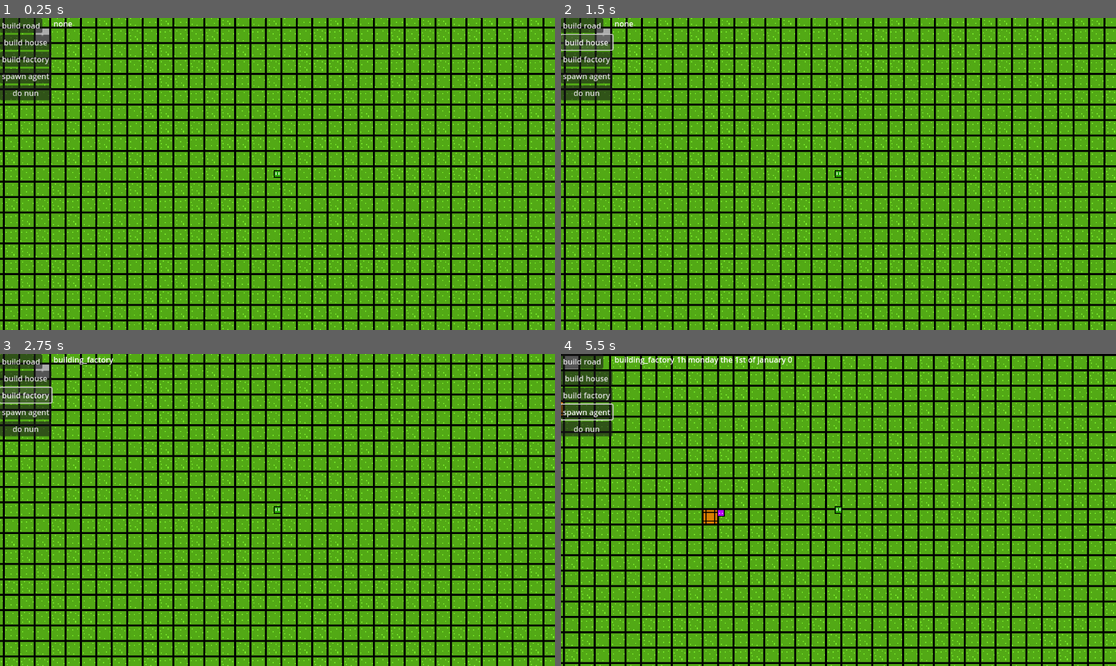
Above: before the commit, frames 1-4 (two rows, left to right).
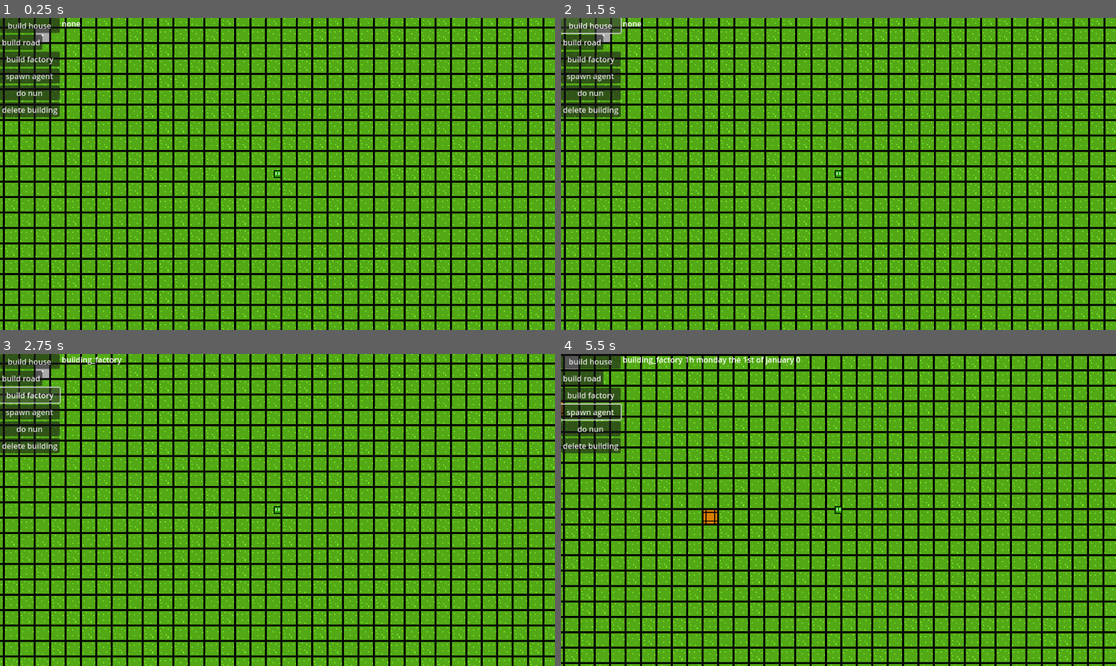
Above: after the commit, the same moments.

Repository: l0n3ly80y/jeu_de_gestion
Game: Godot game, scene res://main.tscn
Two runs of this game, one before a commit and one after it. Both use one fixed random seed, a clock stepped at 60 frames per second and the inputs below.
Inputs (mouse positions are in pixels of both pictures, inside the frame that each line leads up to):
- Up to frame 1 (0.25 s): no input
- Up to frame 2 (1.5 s): click "build road" at 0.5 s; click "build house" at 1.25 s
- Up to frame 3 (2.75 s): click "build factory" at 2 s
- Up to frame 4 (5.5 s): click "spawn agent" at 2.75 s; click "do nun" at 3.5 s; tap Enter at 4.25 s; move the mouse to (588, 394) at 4.27 s; hold Right 4.28-5.03 s; tap I at 4.35 s; click (588, 394) at 4.42 s; move the mouse to (727, 525) at 5.02 s; hold Down from 5.03 s (still down); tap M at 5.1 s; click (727, 525) at 5.17 s

The runs differ from the first frame. In frame 1, 1.3% of the frame differs, in the area x 0-15%, y 0-32%; in frame 2, 1.5%; in frame 3, 1.5%; in frame 4, 1.8%, in the area x 0-44%, y 0-53%.

Commit message:
advancement-workplace+domicile
workplace and domicile update each day, started building deletion

Diff:
--- a/testing1/building_grid.gd
+++ b/testing1/building_grid.gd
@@ -21,6 +21,26 @@
 
 #is building path inverted
 var invert_build_path=false
+
+
+
+
+#
+func delete_building(coords,layout):
+	var element=layout[coords.x][coords.y]
+	if element["type"]=="house" or element["type"]=="house":
+		manager.remove_building(element["type"],element["id"])
+	layout[coords.x][coords.y]={
+				"type":"grass",
+				"facing":"east",
+				"variant":randi_range(0,3),
+				"id":0,
+				"connections":"none"
+	}
+
+
+
+
 
 #path to build road
 var road_begin=Vector2(0,0)
@@ -30,7 +50,7 @@
 		var situation=get_connections(layout,house["coords"])
 		layout[house["coords"].x][house["coords"].y]={
 			"type":"house",
-			"id":0,
+			"id":house["id"],
 			"facing":situation[1],
 			"connections":situation[0]
 		}
--- a/testing1/main.gd
+++ b/testing1/main.gd
@@ -33,10 +33,12 @@
 "inhabitants":[],
 "rent":0}
 func generate_id(table):#returns a suitable id for a new element in a table
-	var maximum_id=1
+	var maximum_id=0
 	for element in table:
-		if element["id"]>maximum_id:
+
+		if element["id"]>=maximum_id:
 			maximum_id=element["id"]+1
+	print(maximum_id)
 	return maximum_id
 
 func create_house(coords:Vector2,table,layout):
@@ -111,6 +113,9 @@
 				create_agent(building_grid.mouse_tile_map_pos,agents)
 			elif cursor_state=="building_factory":
 				create_workplace(building_grid.mouse_tile_map_pos,workplaces)
+			elif cursor_state=="delete_building":
+				pass
+				cursor_state="none"
 
 	elif event is InputEventKey:
 		if event.pressed and event.keycode==KEY_I:
@@ -121,7 +126,9 @@
 
 
 
-
+func remove_building(type:String,id:int):
+	if type=="house":
+		houses
 
 func _on_road_button_pressed():
 	if cursor_state=="none":
@@ -151,9 +158,15 @@
 
 func _on_build_factory_pressed():
 	cursor_state="building_factory"
+
+func _on_delete_button_pressed():
+	cursor_state="delete_building"
+
+
 func _on_timer_timeout():
 	date["hour"]+=1
 	if date["hour"]>=24:
+		update_day_state()
 		date["hour"]=0
 		date["day"]+=1
 		if date["weekday"]<6:
@@ -167,3 +180,14 @@
 				date["month"]=0
 				date["year"]+=1
 	date_label.text=get_date_string(date)
+
+func update_day_state():
+	for agent in agents:
+		agent["object"].update_workplace(workplaces)
+		agent["object"].update_domicile(houses)
+
+func get_element_index(id:int,table):
+	for element_index in table.size():
+		if table[element_index]["id"]==id:
+			return element_index
+	return -1
--- a/testing1/main.tscn
+++ b/testing1/main.tscn
@@ -6,7 +6,6 @@
 [ext_resource type="Script" path="res://building_grid.gd" id="2_f5x7o"]
 [ext_resource type="Texture2D" uid="uid://brqjepr6ratj1" path="res://tiles/grass.png" id="2_ne0bm"]
 [ext_resource type="Texture2D" uid="uid://bd8renqsn71e" path="res://tiles/preview.png" id="5_h810y"]
-[ext_resource type="PackedScene" uid="uid://bckba7mvckx1f" path="res://scenes/agent.tscn" id="6_esebb"]
 [ext_resource type="Texture2D" uid="uid://bbi2ht6xnxeq4" path="res://tiles/factory.png" id="6_o2u82"]
 [ext_resource type="PackedScene" uid="uid://b0qbmivhqfvlu" path="res://scenes/player.tscn" id="7_iq7g2"]
 
@@ -327,7 +326,7 @@
 sources/4 = SubResource("TileSetAtlasSource_56hif")
 
 [sub_resource type="RectangleShape2D" id="RectangleShape2D_2nduu"]
-size = Vector2(110, 173)
+size = Vector2(126, 207)
 
 [node name="manager" type="Node2D"]
 script = ExtResource("1_l5bp7")
@@ -339,9 +338,6 @@
 layer_0/tile_data = PackedInt32Array(-1, 2, 0)
 script = ExtResource("2_f5x7o")
 
-[node name="agent" parent="." instance=ExtResource("6_esebb")]
-position = Vector2(-60, -31)
-
 [node name="player" parent="." instance=ExtResource("7_iq7g2")]
 position = Vector2(300, 200)
 
@@ -378,6 +374,10 @@
 [node name="neutral_button" type="Button" parent="player/Camera2D/UI/HBoxContainer/VBoxContainer"]
 layout_mode = 2
 text = "do nun"
+
+[node name="delete_button" type="Button" parent="player/Camera2D/UI/HBoxContainer/VBoxContainer"]
+layout_mode = 2
+text = "delete building"
 
 [node name="cursor_state_indicator" type="Label" parent="player/Camera2D/UI/HBoxContainer"]
 layout_mode = 2
@@ -392,18 +392,19 @@
 [node name="UI_zone" type="Area2D" parent="player/Camera2D/UI"]
 
 [node name="CollisionShape2D" type="CollisionShape2D" parent="player/Camera2D/UI/UI_zone"]
-position = Vector2(54, 85.5)
+position = Vector2(62, 103)
 shape = SubResource("RectangleShape2D_2nduu")
 
 [node name="main_clock" type="Timer" parent="."]
 wait_time = 3.0
 autostart = true
 
+[connection signal="pressed" from="player/Camera2D/UI/HBoxContainer/VBoxContainer/house_button" to="." method="_on_house_button_pressed"]
 [connection signal="pressed" from="player/Camera2D/UI/HBoxContainer/VBoxContainer/road_button" to="." method="_on_road_button_pressed"]
-[connection signal="pressed" from="player/Camera2D/UI/HBoxContainer/VBoxContainer/house_button" to="." method="_on_house_button_pressed"]
 [connection signal="pressed" from="player/Camera2D/UI/HBoxContainer/VBoxContainer/build_factory" to="." method="_on_build_factory_pressed"]
 [connection signal="pressed" from="player/Camera2D/UI/HBoxContainer/VBoxContainer/spawn_agent_button" to="." method="_on_spawn_agent_button_pressed"]
 [connection signal="pressed" from="player/Camera2D/UI/HBoxContainer/VBoxContainer/neutral_button" to="." method="_on_neutral_button_pressed"]
+[connection signal="pressed" from="player/Camera2D/UI/HBoxContainer/VBoxContainer/delete_button" to="." method="_on_delete_button_pressed"]
 [connection signal="mouse_entered" from="player/Camera2D/UI/UI_zone" to="." method="_on_ui_zone_mouse_entered"]
 [connection signal="mouse_exited" from="player/Camera2D/UI/UI_zone" to="." method="_on_ui_zone_mouse_exited"]
 [connection signal="timeout" from="main_clock" to="." method="_on_timer_timeout"]
--- a/testing1/scenes/agent.gd
+++ b/testing1/scenes/agent.gd
@@ -45,8 +45,9 @@
 		destination=workplace_coords*16
 	else:
 		destination=domicile_coords*16
-	print("[*]destination of "+str(id)+": "+str(destination))
-	print("[*]domicile of "+str(id)+": "+str(domicile_coords))
+	#debug to check the coords of workplace
+	#print("[*]destination of "+str(id)+": "+str(destination))
+	#print("[*]domicile of "+str(id)+": "+str(domicile_coords))
 
 	make_path(destination)
 func define_domicile(houses_table):
@@ -58,6 +59,7 @@
 			domicile_coords=houses_table[i]["coords"]
 			print(domicile_coords)
 			return 0
+
 func define_workplace(workplace_table):
 	for i in range(workplace_table.size()):
 		if workplace_table[i]["employees"].size()<5:
@@ -66,6 +68,16 @@
 			workplace=workplace_table[i]["id"]
 			workplace_coords=workplace_table[i]["coords"]
 			return 0
+
+func update_workplace(workplace_table):
+	if workplace_coords==Vector2(0,0) or manager.get_element_index(domicile,workplace_table)==-1:#if no workplace or worplace deleted
+		print("new work")
+		define_workplace(workplace_table)
+func update_domicile(houses_table):
+	if domicile_coords==Vector2(0,0) or manager.get_element_index(domicile,houses_table)==-1:
+		define_domicile(houses_table)
+
+
 func _ready():
 	define_domicile(manager.houses)
 	define_workplace(manager.workplaces)
--- a/testing1/scenes/agent.tscn
+++ b/testing1/scenes/agent.tscn
@@ -49,6 +49,7 @@
 [node name="CollisionShape2D" type="CollisionShape2D" parent="."]
 z_index = 1
 shape = SubResource("CircleShape2D_g7sr0")
+one_way_collision = true
 
 [node name="AnimatedSprite2D" type="AnimatedSprite2D" parent="."]
 sprite_frames = SubResource("SpriteFrames_od7rc")
Not shown: 2 places in testing1/main.tscn that only renumber resources
Not shown, changed: .~lock.roadmap.odg#
Not shown, changed: roadmap.odg
